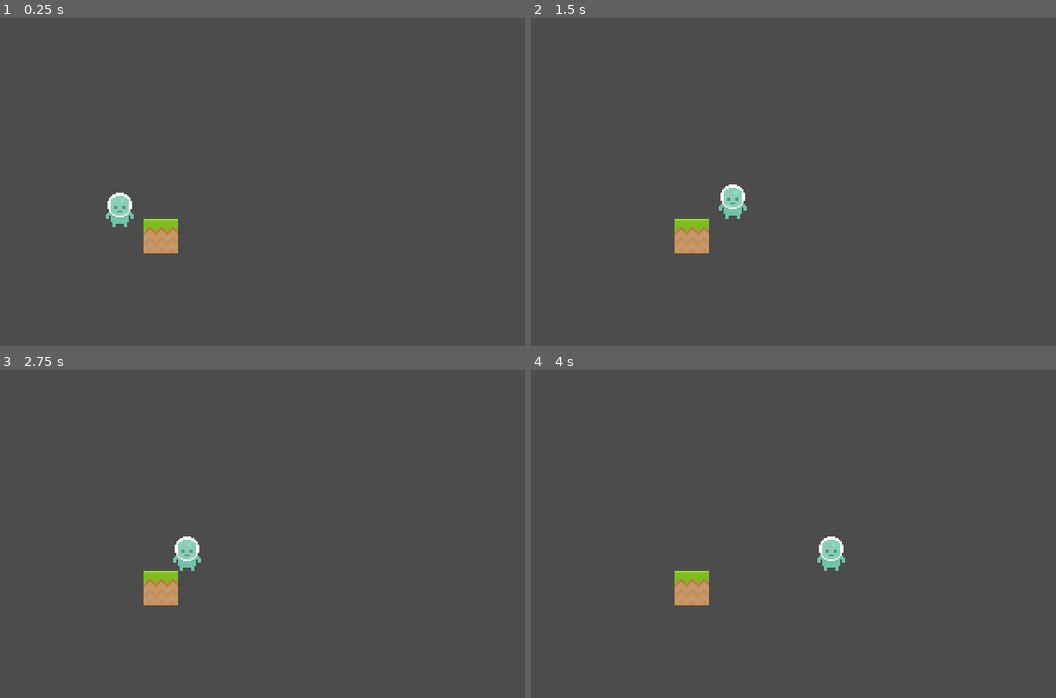
Above: before the commit, frames 1-4 (two rows, left to right).
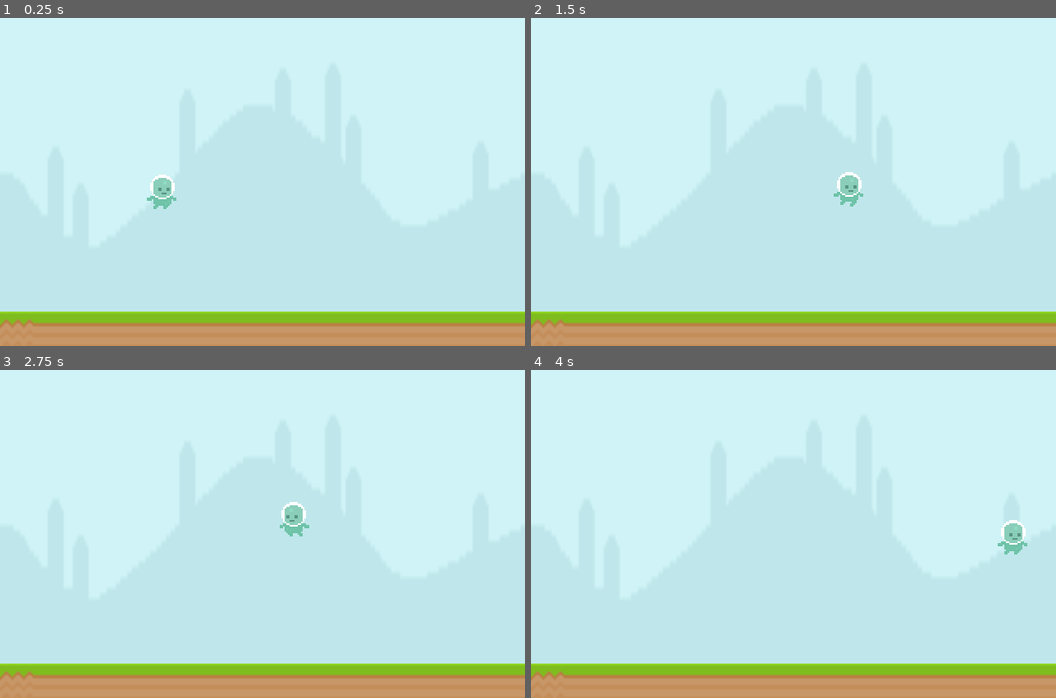
Above: after the commit, the same moments.

Repository: ludover-workshop/puzzle-platformer-2022
Game: Godot game, scene res://Main.tscn
Same seed, same stepped clock (60 frames per second), same inputs: the game is played once before the commit and once after it.
Inputs:
- Up to frame 1 (0.25 s): no input
- Up to frame 2 (1.5 s): hold Right (move_right, bound only after the commit) from 0.53 s (still down); tap Space (jump, bound only after the commit) at 0.6, 0.77, 1.07, 1.35 s
- Up to frame 3 (2.75 s): tap Space (jump, bound only after the commit) at 1.52, 1.82, 2.1 s; release Right (move_right, bound only after the commit) at 2.03 s; hold Left (move_left, bound only after the commit) from 2.03 s (still down)
- Up to frame 4 (4 s): release Left (move_left, bound only after the commit) at 2.78 s; hold Right (move_right, bound only after the commit) from 2.78 s (still down); tap Space (jump, bound only after the commit) at 2.85, 3.02, 3.32, 3.6, 3.77 s

The runs differ from the first frame. In frame 1, 100% of the frame differs, in the area x 0-100%, y 0-100%; in frame 2, 100%; in frame 3, 100%; in frame 4, 100%.

Commit message:
actualizado el ejemplo hasta lo que debería ser el final de la primera sesión

Diff:
--- a/Main.tscn
+++ b/Main.tscn
@@ -1,48 +1,10 @@
-[gd_scene load_steps=8 format=2]
+[gd_scene load_steps=3 format=2]
 
-[ext_resource path="res://player/player_sprite.png" type="Texture" id=1]
-[ext_resource path="res://player/Player.gd" type="Script" id=2]
-[ext_resource path="res://playground/platform.png" type="Texture" id=3]
-
-[sub_resource type="AtlasTexture" id=1]
-atlas = ExtResource( 1 )
-region = Rect2( 0, 0, 21, 21 )
-
-[sub_resource type="SpriteFrames" id=2]
-animations = [ {
-"frames": [ SubResource( 1 ) ],
-"loop": true,
-"name": "idle",
-"speed": 5.0
-} ]
-
-[sub_resource type="CapsuleShape2D" id=4]
-radius = 7.0
-height = 8.0
-
-[sub_resource type="RectangleShape2D" id=3]
+[ext_resource path="res://player/Player.tscn" type="PackedScene" id=1]
+[ext_resource path="res://playground/Playground.tscn" type="PackedScene" id=2]
 
 [node name="Main" type="Node2D"]
 
-[node name="KinematicBody2D" type="KinematicBody2D" parent="."]
-position = Vector2( 73, 117 )
-script = ExtResource( 2 )
+[node name="Player" parent="." instance=ExtResource( 1 )]
 
-[node name="Player" type="AnimatedSprite" parent="KinematicBody2D"]
-frames = SubResource( 2 )
-animation = "idle"
-
-[node name="CollisionShape2D" type="CollisionShape2D" parent="KinematicBody2D"]
-shape = SubResource( 4 )
-
-[node name="StaticBody2D" type="StaticBody2D" parent="."]
-position = Vector2( 98, 133 )
-__meta__ = {
-"_edit_group_": true
-}
-
-[node name="Platform" type="Sprite" parent="StaticBody2D"]
-texture = ExtResource( 3 )
-
-[node name="CollisionShape2D" type="CollisionShape2D" parent="StaticBody2D"]
-shape = SubResource( 3 )
+[node name="Playground" parent="." instance=ExtResource( 2 )]
--- a/player/Player.gd
+++ b/player/Player.gd
@@ -1,18 +1,33 @@
 extends KinematicBody2D
 
-var speed = 60
+var velocity: Vector2 = Vector2.ZERO
 
-var moving = false
-
-func _ready():
-	print("Hola Mundo")
+export(float) var move_speed: float = 100
+export(float) var gravity: float = 400
+export(float) var jump_speed: float = 250
 
 func _physics_process(delta):
 	var movement_direction = Vector2.ZERO
 
-	if Input.is_key_pressed(KEY_RIGHT):
+	if Input.is_action_pressed("move_right"):
 		movement_direction = Vector2.RIGHT
-	if Input.is_key_pressed(KEY_LEFT):
+		$PlayerSprites.flip_h = false
+	if Input.is_action_pressed("move_left"):
 		movement_direction = Vector2.LEFT
+		$PlayerSprites.flip_h = true
 
-	move_and_slide(movement_direction * speed)
+	if is_on_floor():
+		if movement_direction != Vector2.ZERO:
+			$PlayerSprites.play("walk")
+		else:
+			$PlayerSprites.play("idle")
+	else:
+		$PlayerSprites.play("jump")
+
+	if Input.is_action_just_pressed("jump") && is_on_floor():
+		velocity.y -= jump_speed
+
+	velocity.x = movement_direction.x * move_speed
+	velocity.y = velocity.y + gravity * delta
+
+	velocity = move_and_slide(velocity, Vector2.UP)
--- /dev/null
+++ b/player/Player.tscn
@@ -0,0 +1,61 @@
+[gd_scene load_steps=10 format=2]
+
+[ext_resource path="res://player/player_sprite.png" type="Texture" id=1]
+[ext_resource path="res://player/Player.gd" type="Script" id=2]
+
+[sub_resource type="AtlasTexture" id=1]
+atlas = ExtResource( 1 )
+region = Rect2( 0, 0, 21, 21 )
+
+[sub_resource type="AtlasTexture" id=5]
+atlas = ExtResource( 1 )
+region = Rect2( 189, 0, 21, 21 )
+
+[sub_resource type="AtlasTexture" id=6]
+atlas = ExtResource( 1 )
+region = Rect2( 210, 0, 21, 21 )
+
+[sub_resource type="AtlasTexture" id=7]
+atlas = ExtResource( 1 )
+region = Rect2( 147, 0, 21, 21 )
+
+[sub_resource type="AtlasTexture" id=8]
+atlas = ExtResource( 1 )
+region = Rect2( 168, 0, 21, 21 )
+
+[sub_resource type="SpriteFrames" id=2]
+animations = [ {
+"frames": [ SubResource( 1 ) ],
+"loop": true,
+"name": "idle",
+"speed": 5.0
+}, {
+"frames": [ SubResource( 5 ), SubResource( 6 ) ],
+"loop": true,
+"name": "walk",
+"speed": 5.0
+}, {
+"frames": [ SubResource( 7 ), SubResource( 8 ) ],
+"loop": true,
+"name": "jump",
+"speed": 5.0
+} ]
+
+[sub_resource type="CapsuleShape2D" id=4]
+radius = 7.0
+height = 8.0
+
+[node name="Player" type="KinematicBody2D"]
+position = Vector2( 99, 94 )
+script = ExtResource( 2 )
+__meta__ = {
+"_edit_group_": true
+}
+
+[node name="PlayerSprites" type="AnimatedSprite" parent="."]
+frames = SubResource( 2 )
+animation = "idle"
+
+[node name="CollisionShape2D" type="CollisionShape2D" parent="."]
+visible = false
+shape = SubResource( 4 )
--- /dev/null
+++ b/playground/Playground.tscn
@@ -0,0 +1,29 @@
+[gd_scene load_steps=4 format=2]
+
+[ext_resource path="res://playground/platform.png" type="Texture" id=1]
+[ext_resource path="res://playground/background.png" type="Texture" id=2]
+
+[sub_resource type="RectangleShape2D" id=3]
+extents = Vector2( 160, 10.5 )
+
+[node name="Playground" type="Node2D"]
+
+[node name="Background" type="Sprite" parent="."]
+position = Vector2( 160, 99.5 )
+scale = Vector2( 1.38528, 3.19048 )
+z_index = -10
+texture = ExtResource( 2 )
+
+[node name="Platform" type="StaticBody2D" parent="."]
+position = Vector2( 160, 189.5 )
+__meta__ = {
+"_edit_group_": true
+}
+
+[node name="PlatformSprite" type="Sprite" parent="Platform"]
+texture = ExtResource( 1 )
+region_enabled = true
+region_rect = Rect2( 0, 0, 320, 21 )
+
+[node name="CollisionShape2D" type="CollisionShape2D" parent="Platform"]
+shape = SubResource( 3 )
--- a/project.godot
+++ b/project.godot
@@ -23,6 +23,24 @@
 window/stretch/mode="2d"
 window/stretch/aspect="keep"
 
+[input]
+
+move_left={
+"deadzone": 0.5,
+"events": [ Object(InputEventKey,"resource_local_to_scene":false,"resource_name":"","device":0,"alt":false,"shift":false,"control":false,"meta":false,"command":false,"pressed":false,"scancode":16777231,"physical_scancode":0,"unicode":0,"echo":false,"script":null)
+ ]
+}
+move_right={
+"deadzone": 0.5,
+"events": [ Object(InputEventKey,"resource_local_to_scene":false,"resource_name":"","device":0,"alt":false,"shift":false,"control":false,"meta":false,"command":false,"pressed":false,"scancode":16777233,"physical_scancode":0,"unicode":0,"echo":false,"script":null)
+ ]
+}
+jump={
+"deadzone": 0.5,
+"events": [ Object(InputEventKey,"resource_local_to_scene":false,"resource_name":"","device":0,"alt":false,"shift":false,"control":false,"meta":false,"command":false,"pressed":false,"scancode":32,"physical_scancode":0,"unicode":0,"echo":false,"script":null)
+ ]
+}
+
 [physics]
 
 common/physics_fps=120
Binary file added: playground/background.png
Not shown, changed: playground/background.png.import
